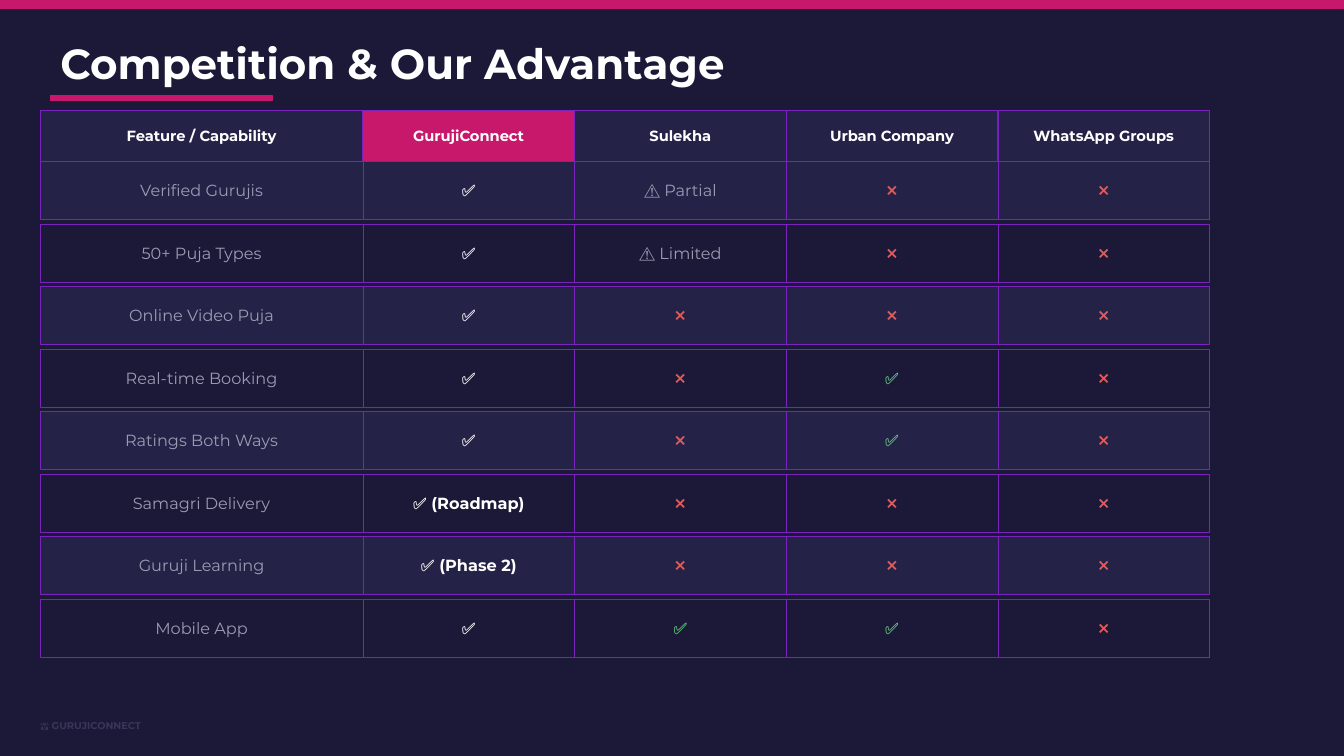
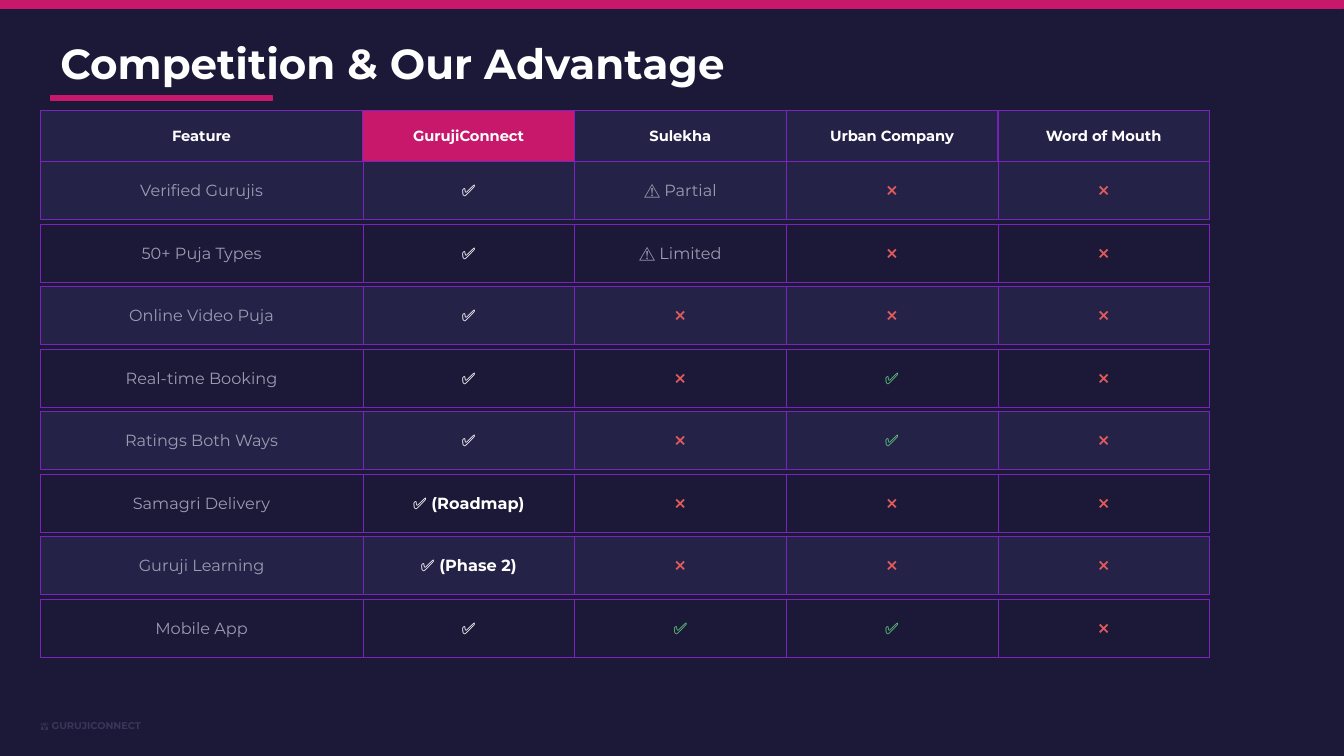
Before and after one commit to kulkarniojus/guruji-connect, a slide deck: slide 10 of attached_assets/GurujiConnect_PitchDeck.pptx. Drawn at 1344x756 pixels with LibreOffice and Linux fonts; fonts in the diff are those of the drawing. Boxes give left, top, right and bottom in pixels: in the first picture for what was removed or moved away, otherwise in the second. Text is boxed around its words. In the diff, an @@ line names an element or a change of style, - is before the commit and + after.

```diff
--- a/attached_assets/GurujiConnect_PitchDeck.pptx
+++ b/attached_assets/GurujiConnect_PitchDeck.pptx
@@ text at (x1=172, y1=130, x2=231, y2=141): text changed @@
-Feature / Capability
+Feature
@@ text at (x1=1046, y1=130, x2=1161, y2=141): text changed @@
-WhatsApp Groups
+Word of Mouth
```
Also in this commit, not shown: 11 other slides changed, 1 other file.
